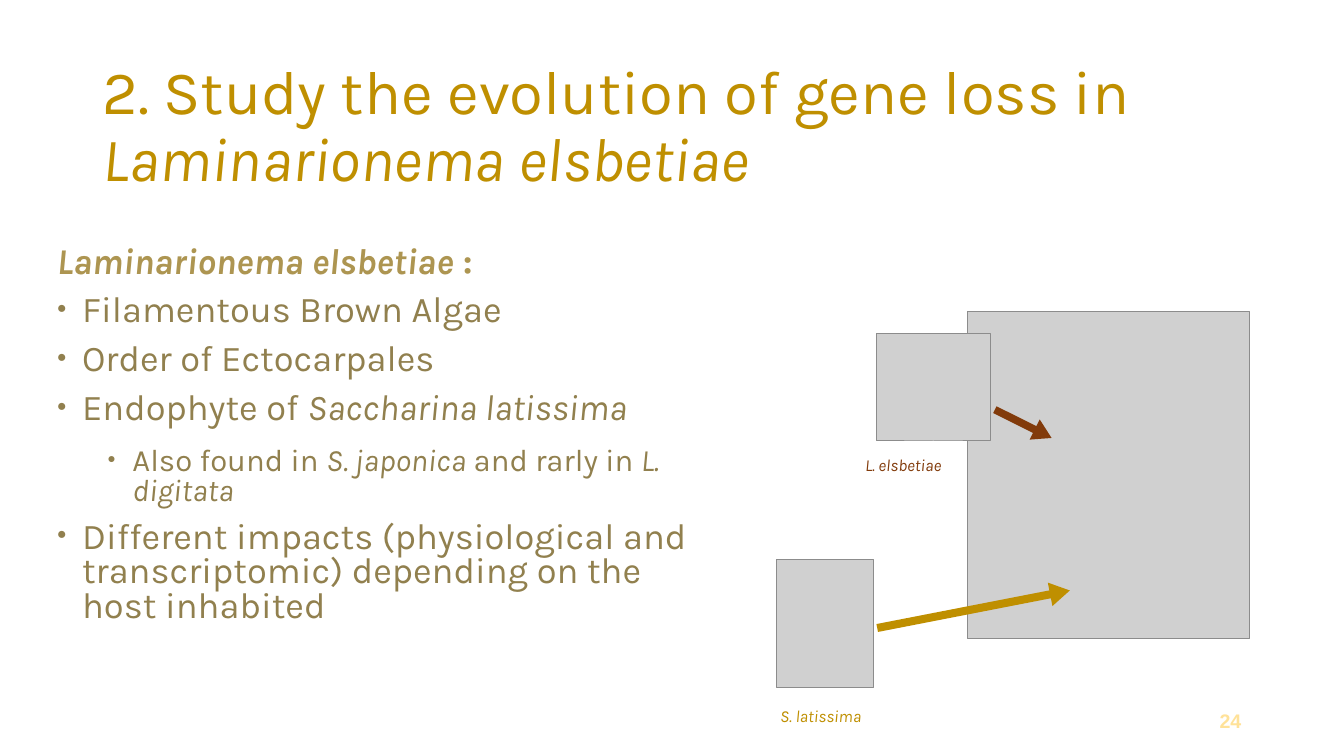
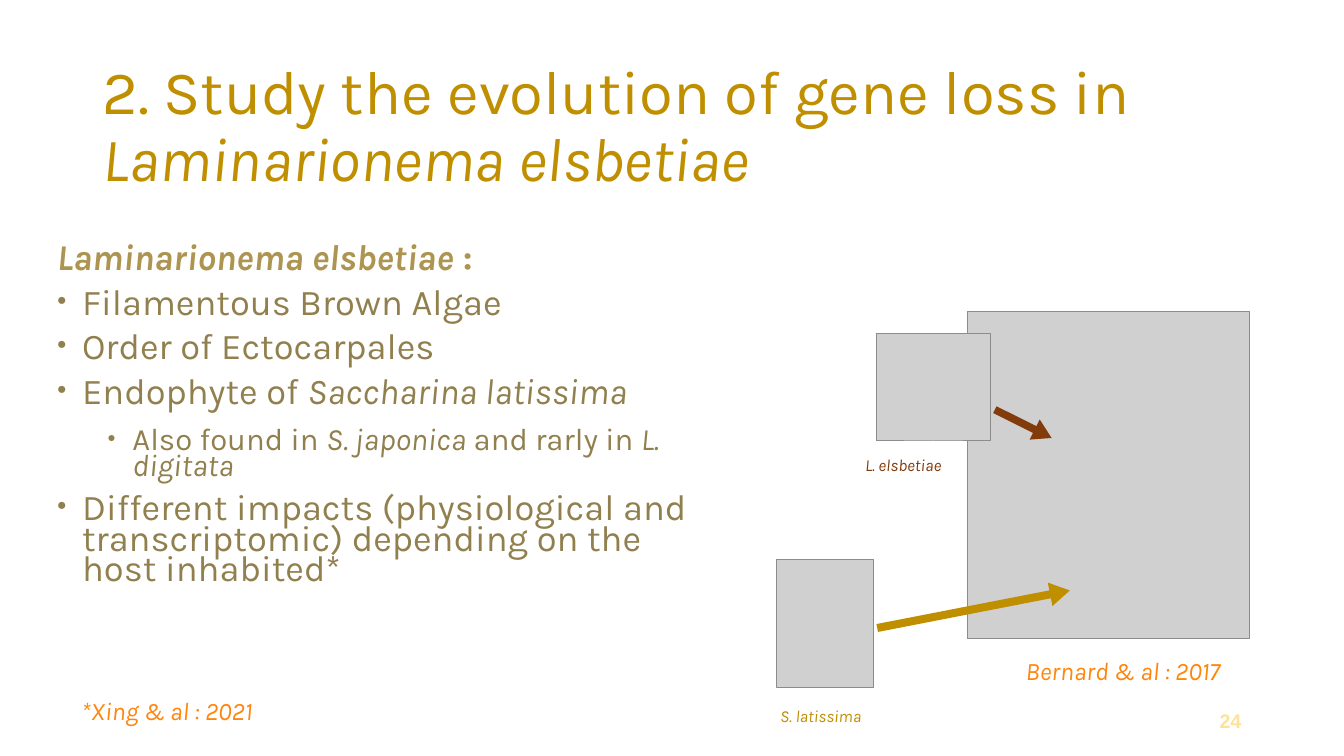
Before and after one commit to PaulineGHG/aucomana, a slide deck: slide 24 of DATA_EXT/Pb_stage(2).odp. Drawn at 1344x756 pixels with LibreOffice and Linux fonts; fonts in the diff are those of the drawing; grey boxes stand for pictures; background and template pictures are left out. Boxes give left, top, right and bottom in pixels: in the first picture for what was removed or moved away, otherwise in the second. Text is boxed around its words. In the diff, an @@ line names an element or a change of style, - is before the commit and + after.

```diff
--- a/DATA_EXT/Pb_stage(2).odp
+++ b/DATA_EXT/Pb_stage(2).odp
@@ text at bbox=[57, 244, 659, 484]: line spacing 0.8 to 0.7 @@
@@ text at bbox=[82, 494, 686, 582]: text changed @@
-● Different impacts (physiological and transcriptomic) depending on the host inhabited
+● Different impacts (physiological and transcriptomic) depending on the host inhabited*
@@ text added at bbox=[1026, 662, 1220, 681], 18 pt, text #FF860D, italic @@
+Bernard & al : 2017
@@ text added at bbox=[81, 702, 252, 726], 18 pt, text #FF860D, italic @@
+*Xing & al : 2021
```
Also in this commit, not shown: 2 other slides changed, 2 other files.
